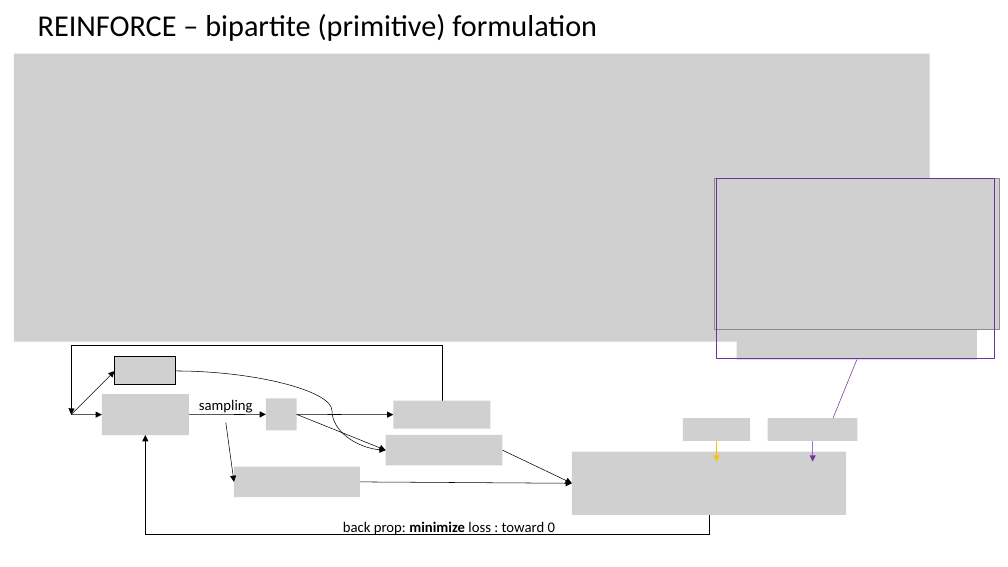
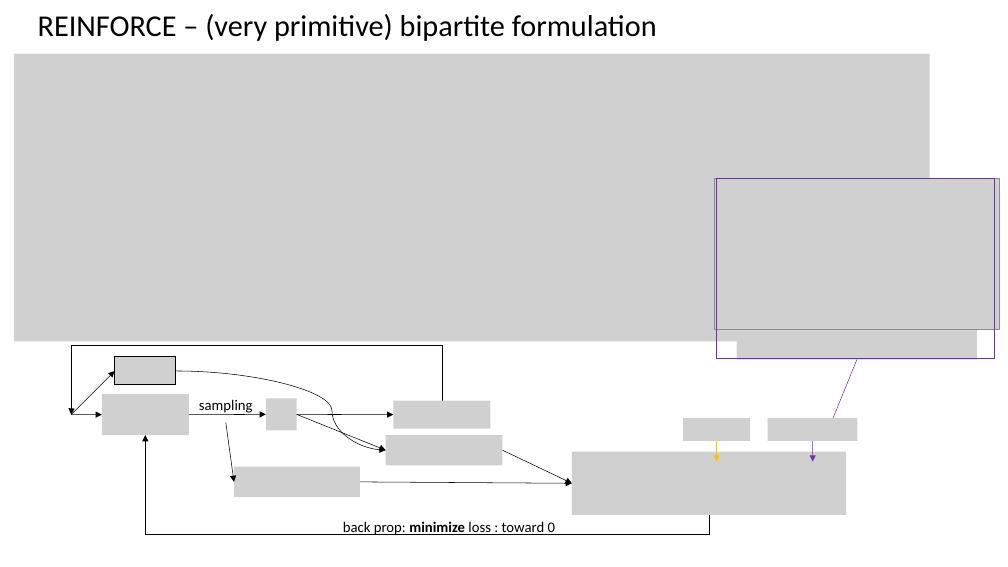
Before and after one commit to ihatesummer/bipartite_maxsum, a slide deck: slide 9 of memo.pptx. Drawn at 1008x567 pixels with LibreOffice and Linux fonts; fonts in the diff are those of the drawing; grey boxes stand for pictures. Boxes give left, top, right and bottom in pixels: in the first picture for what was removed or moved away, otherwise in the second. Text is boxed around its words. In the diff, an @@ line names an element or a change of style, - is before the commit and + after.

```diff
--- a/memo.pptx
+++ b/memo.pptx
@@ title at [38,14,657,41]: text changed @@
-REINFORCE – bipartite (primitive) formulation
+REINFORCE – (very primitive) bipartite formulation
```
Also in this commit, not shown: 3 other slides changed, 1 slide added, 2 other files.
